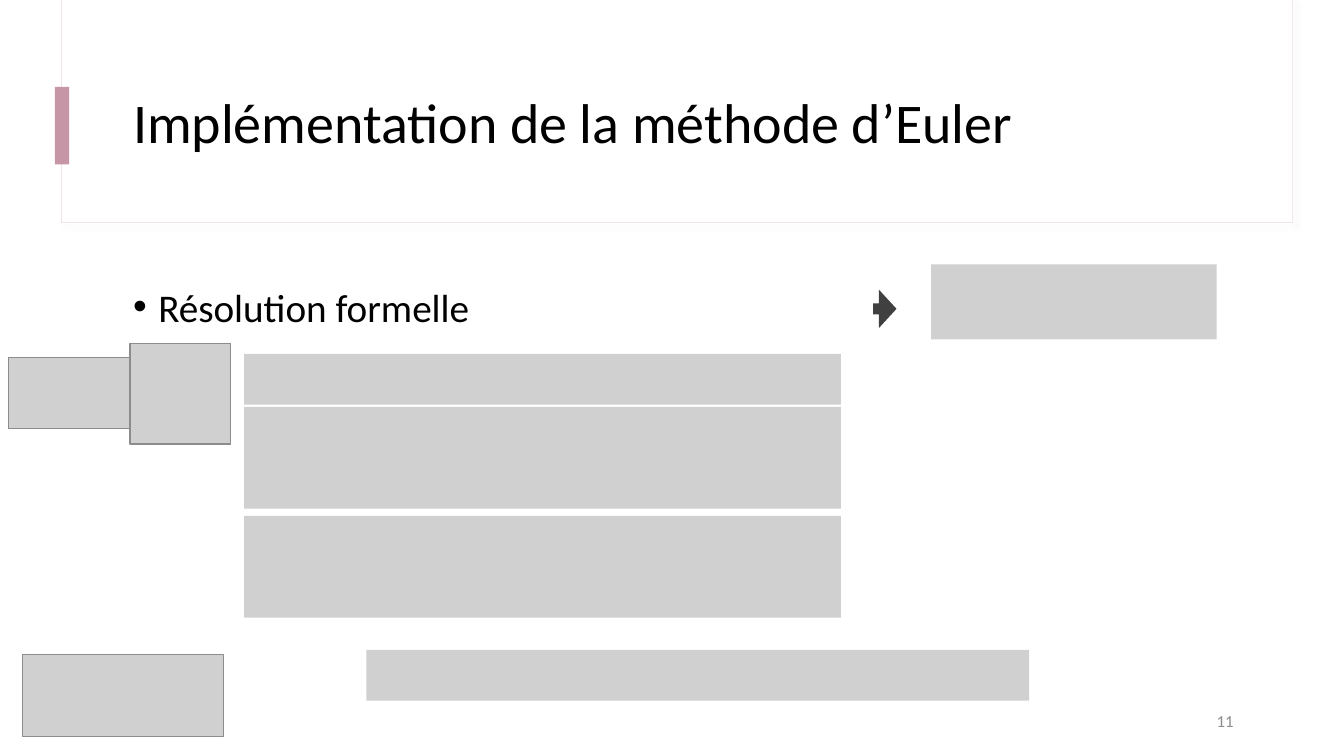
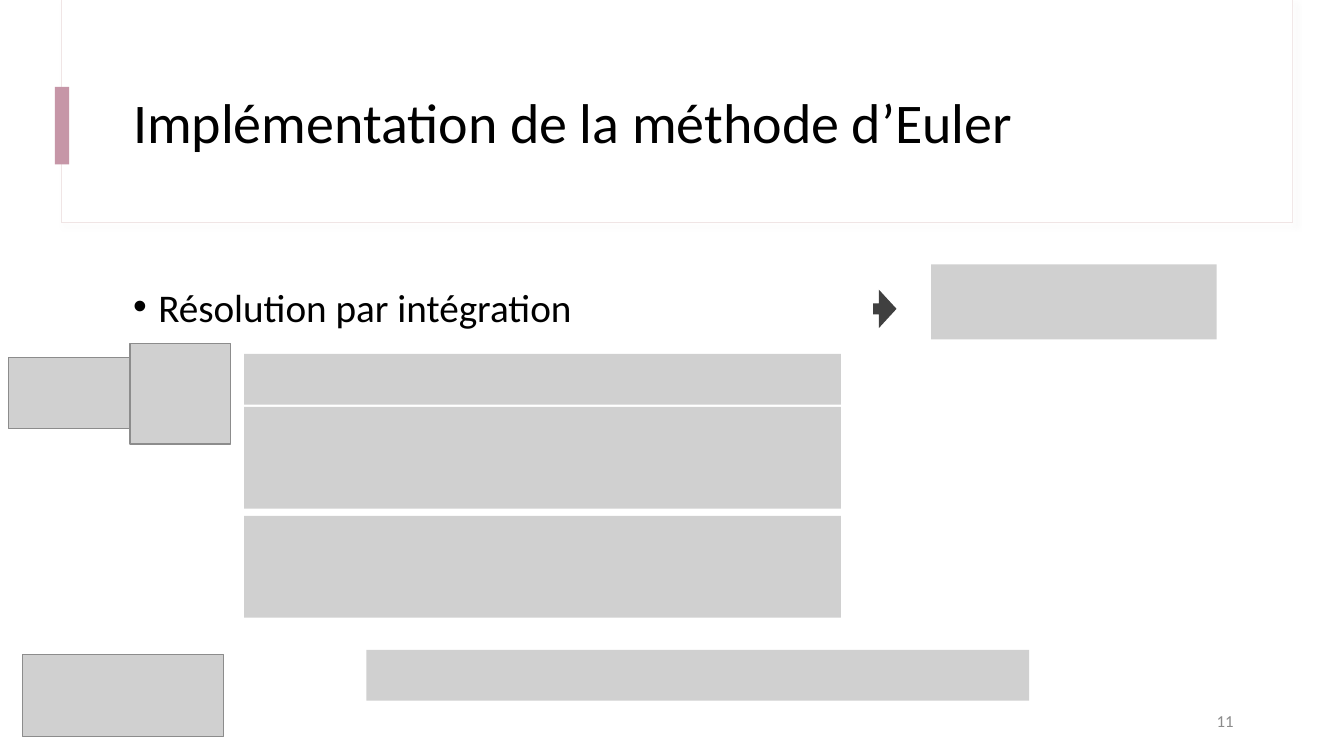
Before and after one commit to IOGS-Digital-Methods/semester-5, a slide deck: slide 11 of s5_outils_numeriques/b1_outils_numeriques/seance2_equation_diff/B1_4_b_Approche_Euler.pptx. Drawn at 1344x756 pixels with LibreOffice and Linux fonts; fonts in the diff are those of the drawing; grey boxes stand for pictures. Boxes give left, top, right and bottom in pixels: in the first picture for what was removed or moved away, otherwise in the second. Text is boxed around its words. In the diff, an @@ line names an element or a change of style, - is before the commit and + after.

Commit message:
Updating Euler Method (part 1)

```diff
--- a/s5_outils_numeriques/b1_outils_numeriques/seance2_equation_diff/B1_4_b_Approche_Euler.pptx
+++ b/s5_outils_numeriques/b1_outils_numeriques/seance2_equation_diff/B1_4_b_Approche_Euler.pptx
@@ text at (158, 294, 571, 329): text changed @@
-• Résolution formelle
+• Résolution par intégration
```
Also in this commit, not shown: 2 other slides changed, 10 slides added, 2 slides removed, 1 other file.
